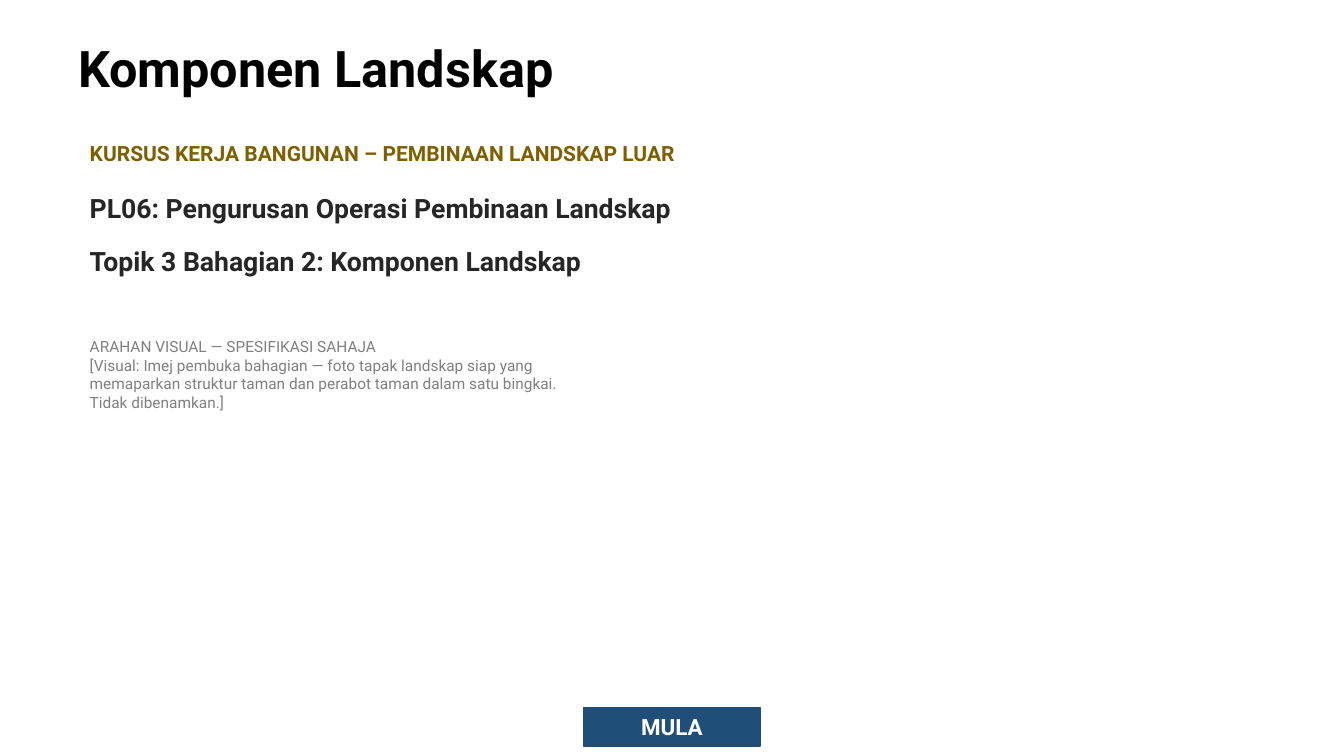
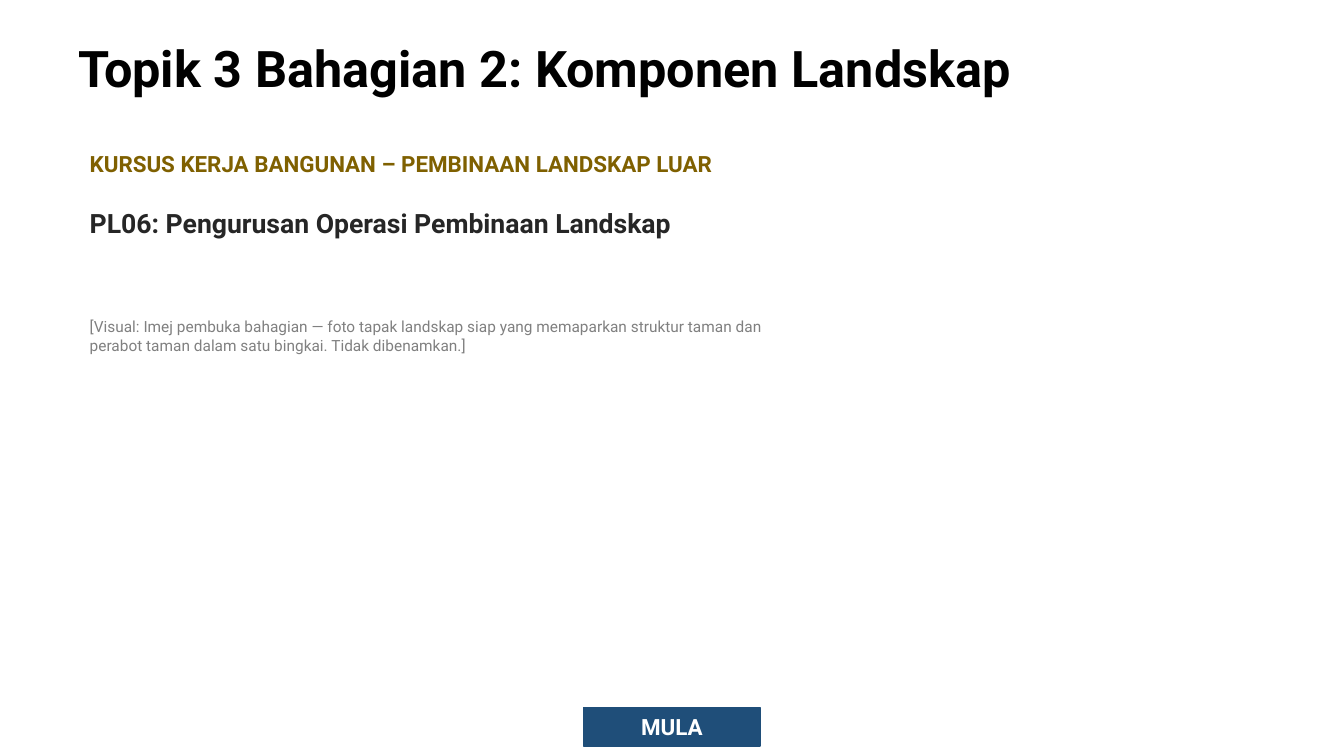
Before and after one commit to fidos777/slide-interaction-layer, a slide deck: slide 1 of reviews/source-completion/K5PL06T03B02_v0_4_THREE_FAMILY_PROOF.pptx. Drawn at 1344x756 pixels with LibreOffice and Linux fonts; fonts in the diff are those of the drawing. Boxes give left, top, right and bottom in pixels: in the first picture for what was removed or moved away, otherwise in the second. Text is boxed around its words. In the diff, an @@ line names an element or a change of style, - is before the commit and + after.

```diff
--- a/reviews/source-completion/K5PL06T03B02_v0_4_THREE_FAMILY_PROOF.pptx
+++ b/reviews/source-completion/K5PL06T03B02_v0_4_THREE_FAMILY_PROOF.pptx
@@ text at box(78, 49, 1011, 98): text changed @@
-Komponen Landskap
+Topik 3 Bahagian 2: Komponen Landskap
@@ text "KURSUS KERJA BANGUNAN – PEMBINAAN ...": place and size @@
-text "KURSUS KERJA BANGUNAN – PEMBINAAN ..." at box(90, 146, 674, 162)
+text "KURSUS KERJA BANGUNAN – PEMBINAAN ..." at box(90, 156, 712, 173)
@@ text "KURSUS KERJA BANGUNAN – PEMBINAAN ..." at box(90, 156, 712, 173): size 15 to 16 pt @@
@@ text "PL06: Pengurusan Operasi Pembinaan Landskap": place and size @@
-text "PL06: Pengurusan Operasi Pembinaan Landskap" at box(90, 198, 670, 224)
+text "PL06: Pengurusan Operasi Pembinaan Landskap" at box(90, 213, 670, 239)
@@ text removed at box(90, 251, 581, 277) @@
-Topik 3 Bahagian 2: Komponen Landskap
@@ text at box(90, 319, 762, 354): text changed @@
-ARAHAN VISUAL — SPESIFIKASI SAHAJA
-[Visual: Imej pembuka bahagian — foto tapak landskap siap yang
-memaparkan struktur taman dan perabot taman dalam satu bingkai.
-Tidak dibenamkan.]
+[Visual: Imej pembuka bahagian — foto tapak landskap siap yang memaparkan struktur taman dan
+perabot taman dalam satu bingkai. Tidak dibenamkan.]
```
Also in this commit, not shown: 26 other slides changed, 1 other file.
